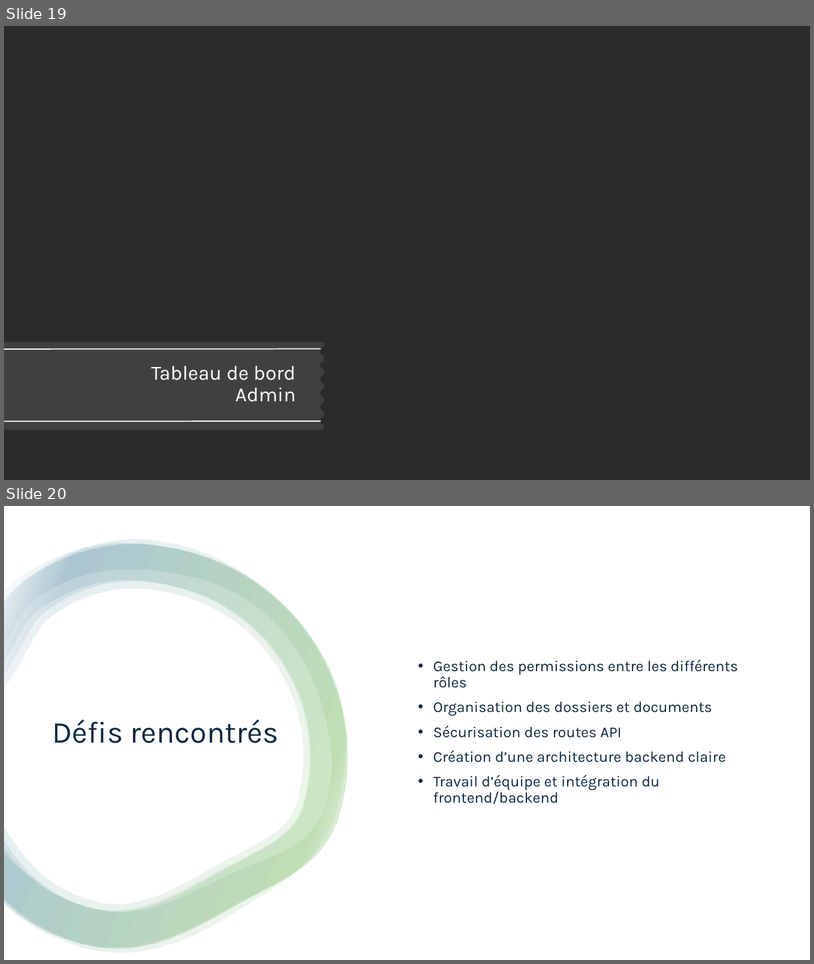
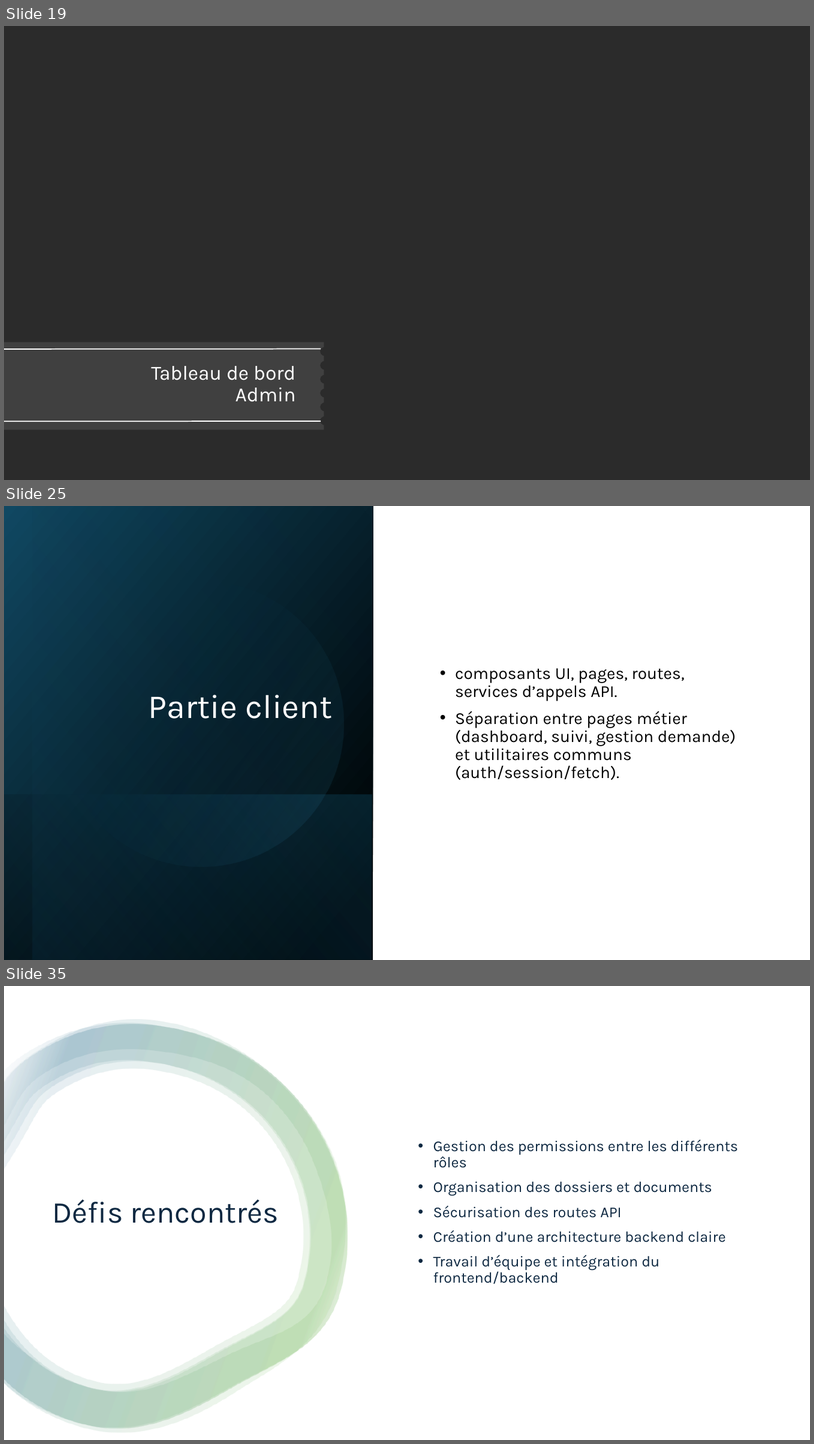
Before and after one commit to xpelletier07/Projet_Site_Immigration, a slide deck: Mandats/Mandat_3/Présentation.pptx. Shown one above the other, each under a label of ours: slides 19 and 20 before the commit, slides 19, 25 and 35 after it; the slides between them are not shown. The pictures are 814x964 and 814x1444 pixels, drawn with LibreOffice and Linux fonts; fonts in the diff are those of the drawing; background and template pictures are left out; a plain dark background stands for a picture behind light text. Boxes give left, top, right and bottom in pixels: in the first picture for what was removed or moved away, otherwise in the second. Text is boxed around its words. In the diff, an @@ line names an element or a change of style, - is before the commit and + after.

```diff
--- a/Mandats/Mandat_3/Présentation.pptx
+++ b/Mandats/Mandat_3/Présentation.pptx
@@ slide 25 added at box(4, 506, 810, 960), background #FFFFFF @@
@@ rectangle added at box(4, 506, 373, 960), fill gradient #000000 to #104862 @@
@@ rectangle added at box(33, 506, 374, 960), fill gradient #000000 to #156082 @@
@@ ellipse added at box(33, 555, 370, 892), fill gradient #156082 to #46B1E1 @@
@@ text added at box(455, 668, 736, 780), 20 pt, text #000000 @@
+• composants UI, pages, routes, services d’appels API.
+• Séparation entre pages métier (dashboard, suivi, gestion demande) et utilitaires communs (auth/session/fetch).
@@ title added at box(149, 694, 333, 718), 40 pt, text #FFFFFF @@
+Partie client
@@ rectangle added at box(4, 794, 372, 960), fill gradient #156082 to #000000 @@
@@ what was slide 20 is now slide 35 @@
```
Also in this commit, not shown: 3 slides changed, 15 other slides added.
